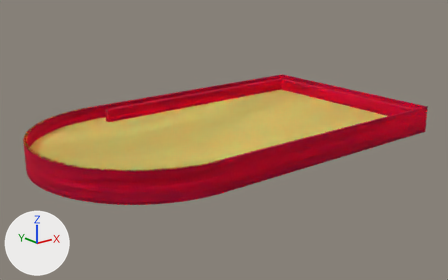
Before and after pictures for a commit that changed the Blender file Assets/fortunabase1.blend.
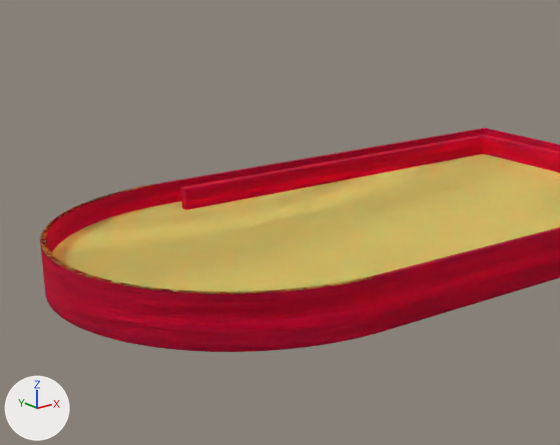
The first picture shows the older version from a 50 mm camera at (-5.25, -8.58, 3.19) aimed at (1.52, -0.12, -0.2). The close-ups show both versions on the part from 0% to 73% of the width and 0% to 93% of the height of that picture; other places that the commit changed are outside them. Every picture has the same lights, and +X, +Y and +Z are marked at lower left.
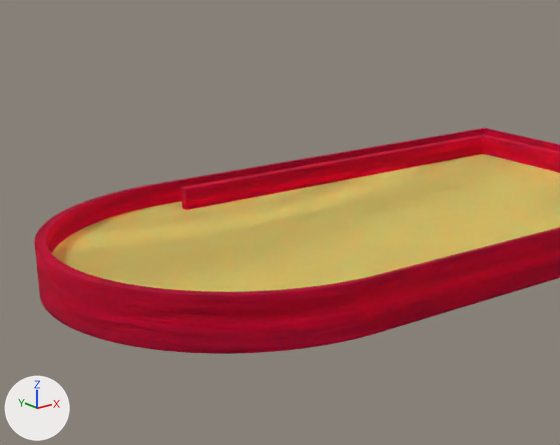
Boxes (x1, y1, x2, y2) around the edits, measured in the close-ups (560 x 445 px):
'Cylinder', reshaped
    before: (40, 128, 560, 352)
    after: (34, 128, 560, 354)
part 1 of me_cylinder, built on
    before: (40, 184, 378, 352)
    after: (34, 184, 379, 354)

The change, as a list of edits to the scene's bpy script:
```text
Change me_cylinder:
    used by ob_cylinder; location = (0.0, 0.0, 0.0)
    remove me_cylinder.from_pydata(...)  # 647 vertices, 651 faces; spans x -2.0..5.0, y -2.0..2.0, z -0.25..0.25
    add me_cylinder.from_pydata(...)  # 901 vertices, 894 faces, 10 loose edges; spans x -2.05..5.0, y -2.0..2.0, z -0.25..0.25
    me_cylinder part 1: 2 vertices moved within x -0.3, y -1.98..1.98, z 0.25; 117 vertices removed from x -2.0..-0.15, y -1.99..1.99, z 0.25; 371 vertices added at x -2.05..-0.05, y -2.0..2.0, z -0.25..0.25
```
